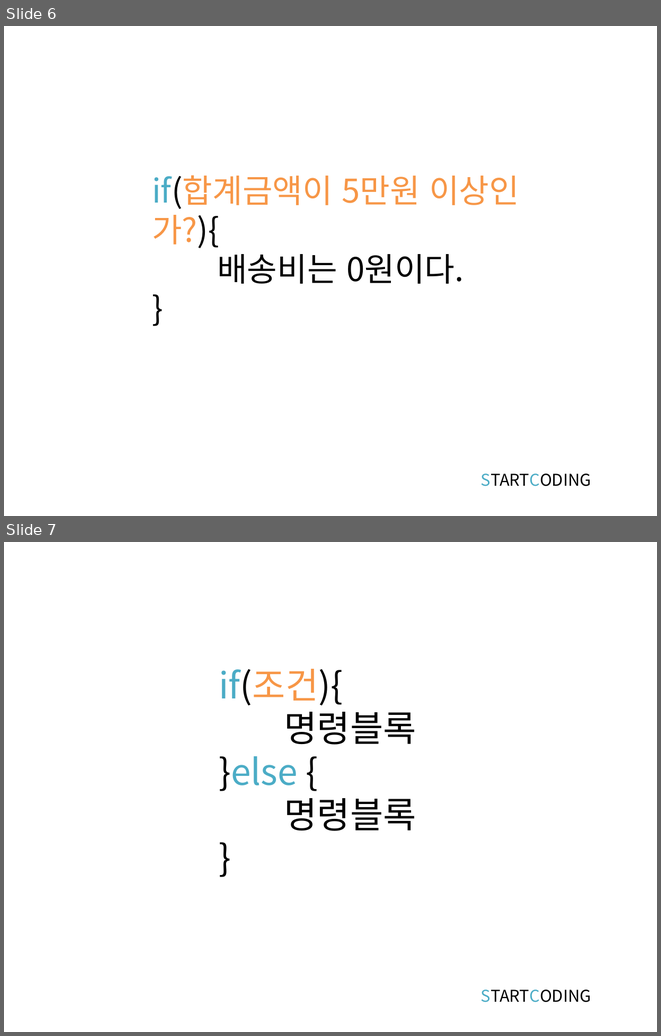
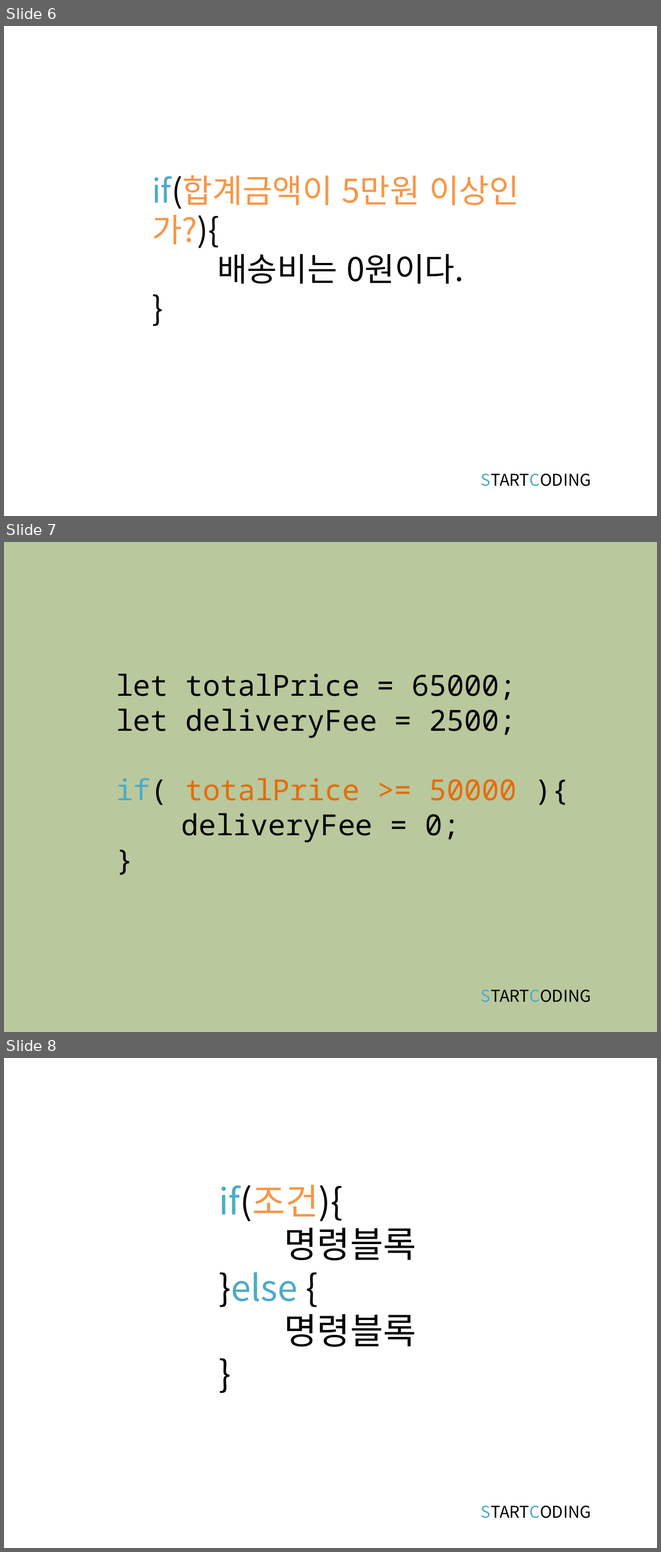
Before and after one commit to kwonkijun/web, a slide deck: 프론트엔드기초(PPT)/JAVASCRIPT 5강_조건문.pptx. Shown one above the other, each under a label of ours: slides 6 and 7 before the commit, slides 6, 7 and 8 after it. The pictures are 661x1036 and 661x1552 pixels, drawn with LibreOffice and Linux fonts; fonts in the diff are those of the drawing. Boxes give left, top, right and bottom in pixels: in the first picture for what was removed or moved away, otherwise in the second. Text is boxed around its words. In the diff, an @@ line names an element or a change of style, - is before the commit and + after.

```diff
--- a/프론트엔드기초(PPT)/JAVASCRIPT 5강_조건문.pptx
+++ b/프론트엔드기초(PPT)/JAVASCRIPT 5강_조건문.pptx
@@ slide 7 added at [4, 542, 657, 1032], background #77933C at 50% opacity @@
@@ title added at [116, 673, 517, 843], 32 pt, text #000000 @@
+let totalPrice = 65000;
+let deliveryFee = 2500;
+if( totalPrice >= 50000 ){
+deliveryFee = 0;
+}
@@ text added at [481, 989, 591, 1002], 18 pt, text #000000 @@
+STARTCODING
@@ what was slide 7 is now slide 8 @@
```
Also in this commit, not shown: 1 slide changed, 2 other slides added, 29 other files.
